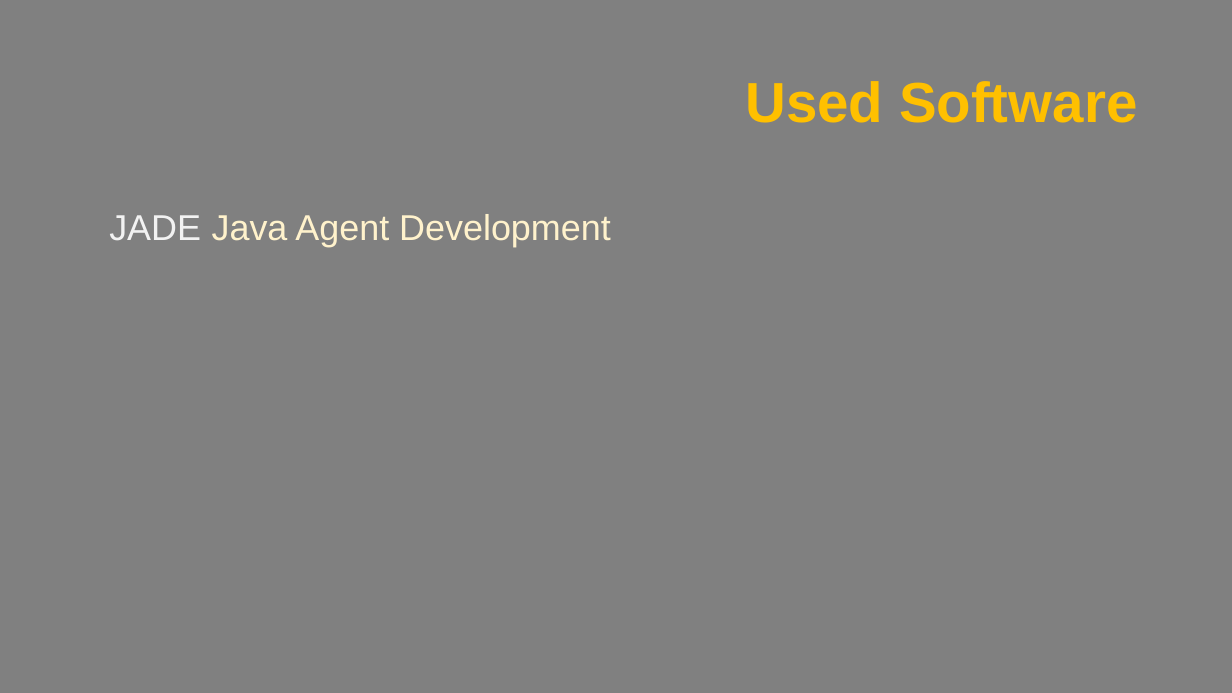
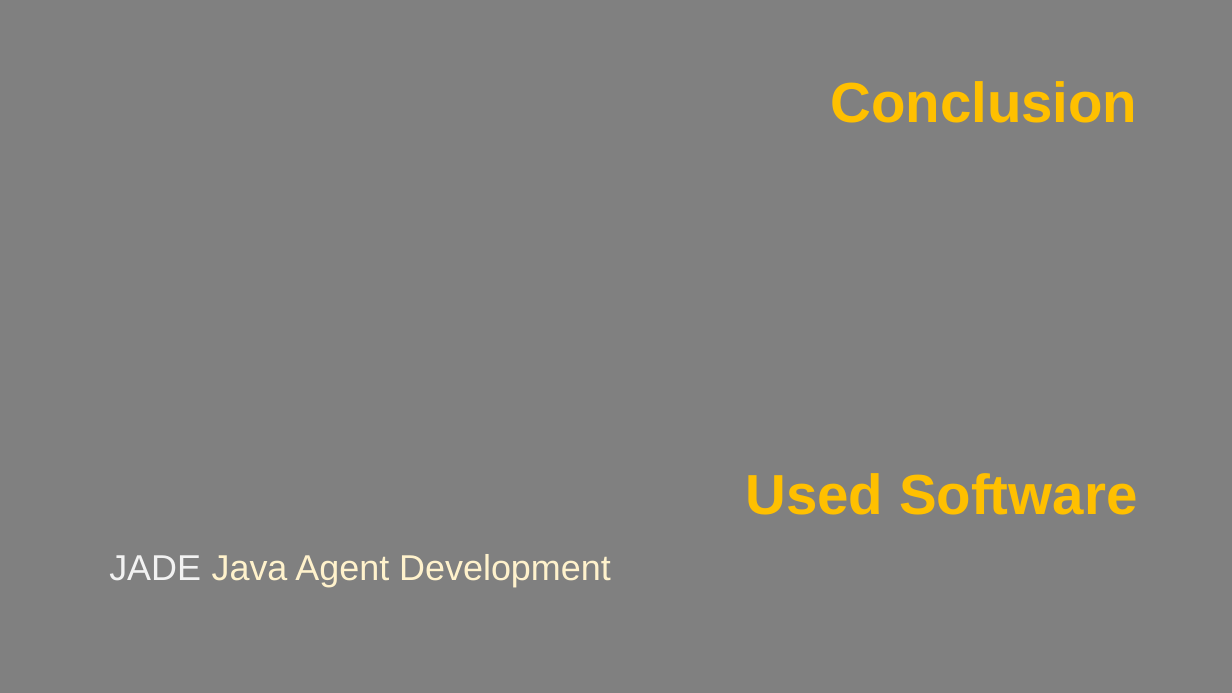
Before and after one commit to EZSPECIAL/AIAD18-19, a slide deck: slide 13 of report 1.pptx (slide 7 before the commit). Drawn at 1232x693 pixels with LibreOffice and Linux fonts; fonts in the diff are those of the drawing. Boxes give left, top, right and bottom in pixels: in the first picture for what was removed or moved away, otherwise in the second. Text is boxed around its words. In the diff, an @@ line names an element or a change of style, - is before the commit and + after.

```diff
--- a/report 1.pptx
+++ b/report 1.pptx
@@ title added at (830,81,1137,123), 44 pt, text #FFC000, bold @@
+Conclusion
@@ text "Used Software": place and size @@
-text "Used Software" at (745,81,1137,123)
+text "Used Software" at (745,473,1137,515)
@@ text "JADE Java Agent Development": place and size @@
-text "JADE Java Agent Development" at (109,214,611,247)
+text "JADE Java Agent Development" at (109,554,611,587)
```
Also in this commit, not shown: 3 other slides changed, 10 slides added, 4 slides removed.
